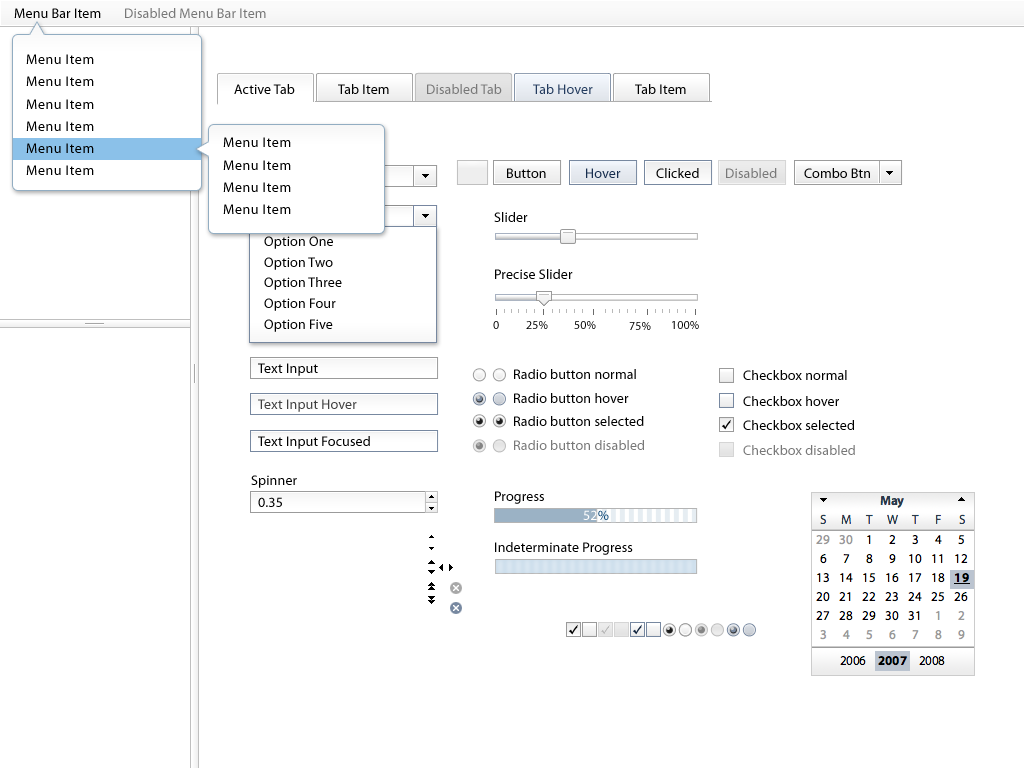
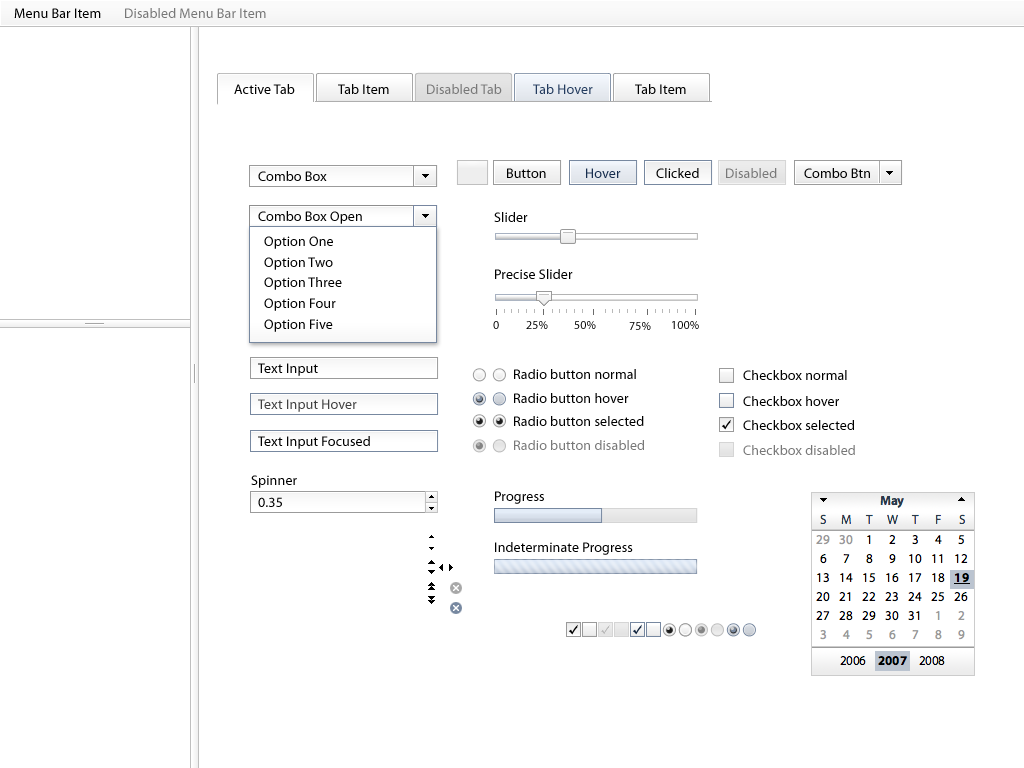
Layered file, before and after one edit (1024×768). Changes by layer:
added layer "progress top" in group "Progress" over [494, 508, 603, 523]
added layer "progress back" in group "Progress" over [494, 508, 697, 523]
added layer "indeterminite wash copy" in group "Progress" over [494, 559, 698, 574]
added layer "indeterm progres" in group "Progress" over [494, 559, 698, 574]
hid group "Menu Bubbles" (14 layers) over [12, 21, 385, 234]
